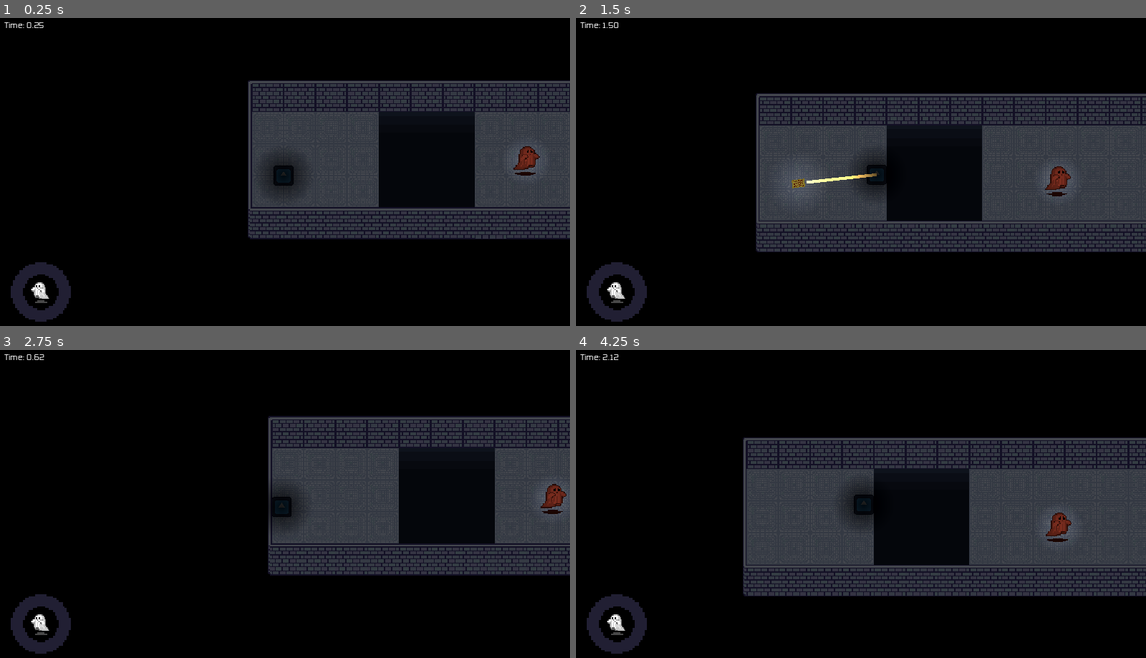
Above: before the commit, frames 1-4 (two rows, left to right).
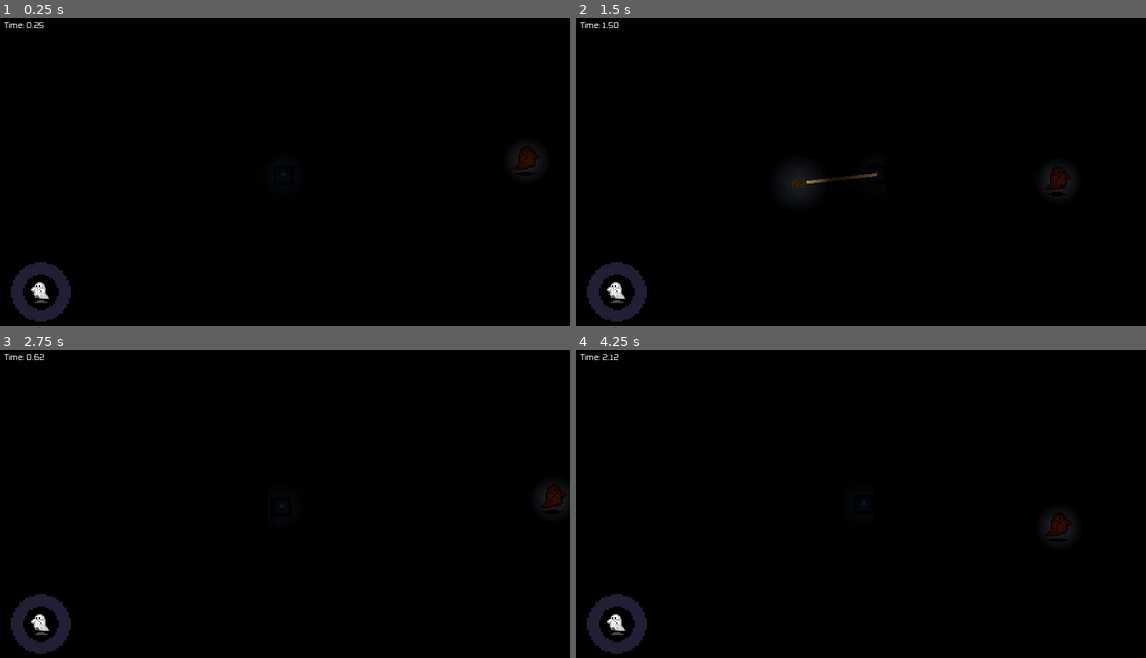
Above: after the commit, the same moments.

Repository: junyynyyn/Summer-Jam-2024
Game: Godot game, scene res://Scenes/Levels/Level2.tscn
Two runs of this game, one before a commit and one after it. Both use one fixed random seed, a clock stepped at 60 frames per second and the inputs below. This scene is started directly instead of the project's main scene. The engine's default icon, where the game draws it, is replaced by a stand-in: a white triangle on a blue panel in a dark square.
Inputs (mouse positions are in pixels of both pictures, inside the frame that each line leads up to):
- Up to frame 1 (0.25 s): no input
- Up to frame 2 (1.5 s): tap Enter at 0.5 s; move the mouse to (986, 159) at 0.52 s; hold D (right) from 0.53 s (still down); tap W (up) at 0.6, 0.77, 1.07 s; move the mouse to (747, 190) at 1.27 s; click (747, 190) at 1.35 s
- Up to frame 3 (2.75 s): tap W (up) at 1.52, 1.55, 1.82, 2.3 s; move the mouse to (342, 436) at 2.02 s; release D (right) at 2.03 s; hold A (left) from 2.03 s (still down); tap R at 2.1 s
- Up to frame 4 (4.25 s): move the mouse to (832, 571) at 2.77 s; release A (left) at 2.78 s; hold D (right) from 2.78 s (still down); tap W (up) at 2.85, 3.02, 3.32, 3.77, 3.8, 4.07 s; move the mouse to (1032, 556) at 3.52 s; click (1032, 556) at 3.6 s

The runs differ from the first frame. In frame 1, 24% of the frame differs, in the area x 43-100%, y 20-72%; in frame 2, 30%; in frame 3, 22%; in frame 4, 31%, in the area x 29-100%, y 28-80%.

Commit message:
Fixed another bug where hook latches onto caught ghost

Diff:
--- a/UniMelb Game Jam/Scenes/Levels/Level2.tscn
+++ b/UniMelb Game Jam/Scenes/Levels/Level2.tscn
@@ -30,3 +30,6 @@
 
 [node name="Player" parent="PlayerResources" index="0"]
 position = Vector2(32, 96)
+
+[node name="CanvasModulate" parent="." index="7"]
+color = Color(0.0862745, 0.0862745, 0.0862745, 1)
--- a/UniMelb Game Jam/Scenes/Player/Hook.tscn
+++ b/UniMelb Game Jam/Scenes/Player/Hook.tscn
@@ -48,5 +48,4 @@
 
 [connection signal="body_entered" from="HookHitbox" to="." method="_on_hook_hitbox_body_entered"]
 [connection signal="body_exited" from="HookHitbox" to="." method="_on_hook_hitbox_body_exited"]
-[connection signal="body_entered" from="DetachHitbox" to="." method="_on_detach_hitbox_body_entered"]
 [connection signal="timeout" from="HookTimer" to="." method="_on_hook_timer_timeout"]
--- a/UniMelb Game Jam/Scripts/Player/Hook.gd
+++ b/UniMelb Game Jam/Scripts/Player/Hook.gd
@@ -20,12 +20,18 @@
 		Global.player.set_collision_mask_value(6, true)
 	elif hook_state == state.FIRED:
 		visible = true
-		Global.player.set_collision_mask_value(6, true)
 		if is_on_wall() or is_on_ceiling() or is_on_floor():
 			hook_state = state.UNFIRED
 		if (position - Global.player.global_position).length() >= GRAPPLE_LENGTH:
 			hook_state = state.UNFIRED
 	elif hook_state == state.GRAPPLING:
+		var bodies = $DetachHitbox.get_overlapping_bodies()
+		for body in bodies:
+			if (body.is_in_group("Player")):
+				hook_state = state.UNFIRED
+				grappled_ghost.grappleable = false
+				grappled_ghost = null
+				Global.player.reverse_yeet()
 		if (grappled_ghost):
 			if (grappled_ghost.grappleable == true):
 				position = grappled_ghost.position
@@ -47,14 +53,6 @@
 				hook_state = state.GRAPPLING
 				grappled_ghost = body
 
-func _on_detach_hitbox_body_entered(body):
-	if (hook_state == state.GRAPPLING):
-		if (body.is_in_group("Player")):
-			hook_state = state.UNFIRED
-			grappled_ghost.grappleable = false
-			grappled_ghost = null
-			Global.player.reverse_yeet()
-
 func _on_hook_timer_timeout():
 	if (hook_state == state.FIRED):
 		hook_state = state.UNFIRED
